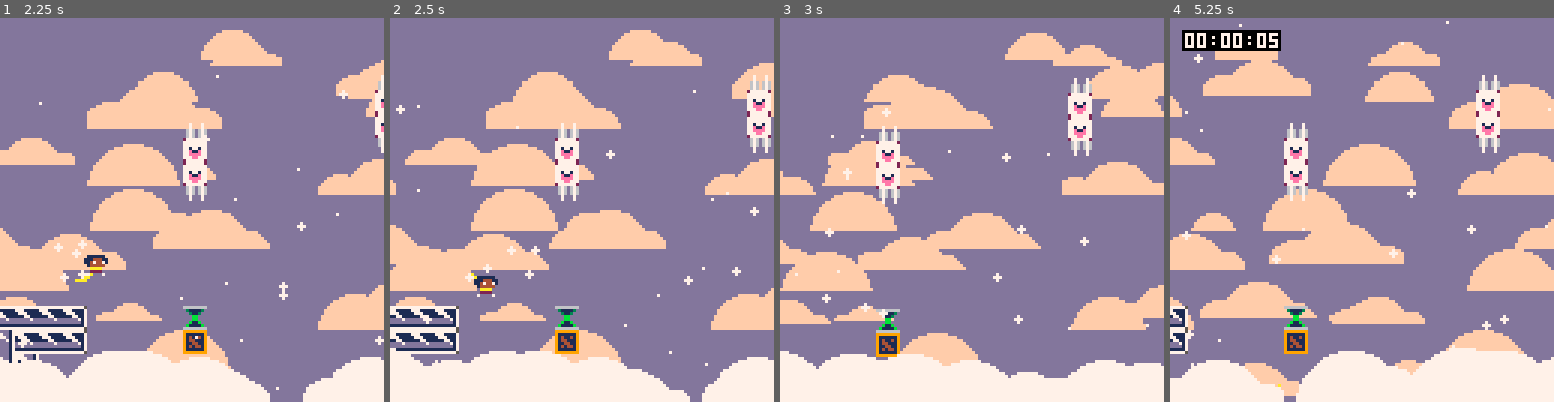
Above: before the commit, frames 1-4 (left to right).
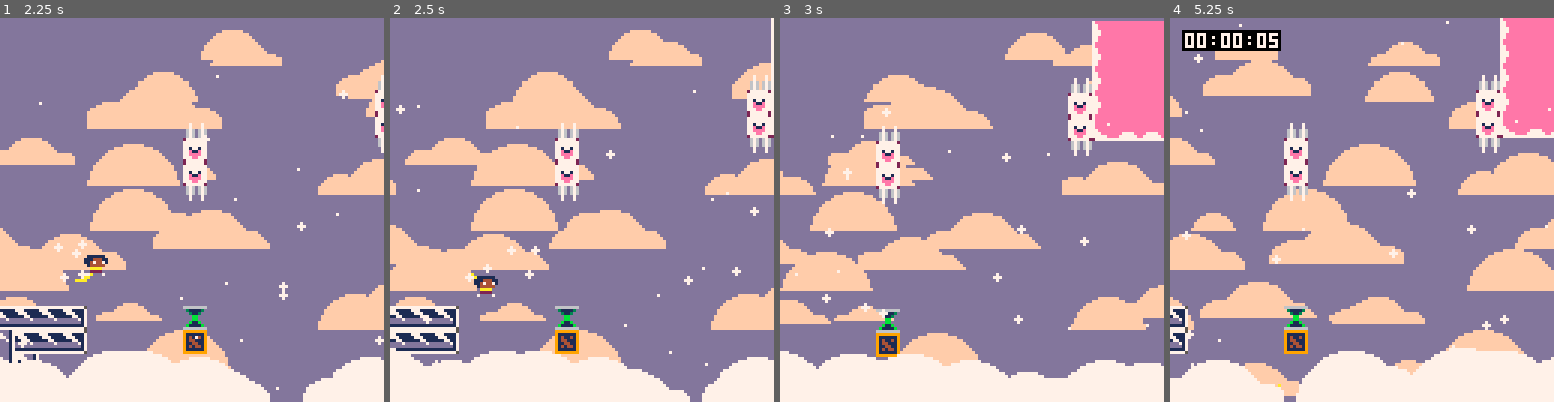
Above: after the commit, the same moments.

Repository: ExOK/Celeste2
Game: PICO-8 cartridge 7.p8
Two runs of this game, one before a commit and one after it. Both use one fixed random seed, a clock stepped at 60 frames per second and the inputs below.
Inputs:
- Up to frame 1 (2.25 s): tap X (X key) at 0.33, 1.07, 1.85 s; tap O (Z key) at 0.7, 1.7, 2.1 s; hold Right 1.6-2.1 s
- Up to frame 2 (2.5 s): hold Right from 2.47 s (still down)
- Up to frame 3 (3 s): keep holding Right; tap O (Z key) at 2.5, 2.9 s; tap X (X key) at 2.97 s
- Up to frame 4 (5.25 s): release Right at 3.03 s; hold Left 3.08-3.58 s; tap O (Z key) every 0.4 s from 3.3 to 4.9 s; hold Down 3.63-3.97 s; hold Right 4.02-4.68 s; tap X (X key) at 4.08, 5.2 s; hold Left from 5.08 s (still down)

Frame 1 is identical in both runs. In frame 2, 0.2% of the frame differs, in the area x 99-100%, y 0-32%; in frame 3, 5.9%, in the area x 81-100%, y 0-33%; in frame 4, 4.4%.

Commit message:
7 tweaks

Diff:
--- a/7.p8
+++ b/7.p8
@@ -74,17 +74,17 @@
 0003000000000101010101000000000083838300000001010101010000000001838383830800838381818107070700038383838383838383818181070707000001010101000000000000000000000000010101010000000000000000000000000101010100000000000000000000000000000000000000000000000000000000
 0000000000000000000000000000000000000000000000000000000000000000000000000000000000000000000000000000000000000000000000000000000000000000000000000000000000000000000000000000000000000000000000000000000000000000000000000000000000000000000000000000000000000000
 __map__
-0000000000000000000000000000000000000000000000000000000000000000000000000f00000000000000000000000000000000000000000000000000000000000000000000000000000000000000000000000000000000000000000000000000000000000000000000000000000000000000000000000000000000000000
-0000000000000000000000000000000000000000000000000000000000000000000000000000000000000000000000000000000000000000000000000000000000000000000000000000000000000000000000000000000000000000000000000000000000000000000000000000000000000000000000000000000000000000
-0000000000000000000000000000000024000000000000000000000000000000000000000000000000000000000000000000000000000000000000000000000000000000000000000000000000000000000000000000000000000000000000000000000000000000000000000000000000000000000000000000000000000000
-0000000000000000000000000000000023000000000000000000000000000000000000000000000000000000000000000000000000000000000000000000000000000000000000000000000000000000000000000000000000000000000000000000000000000000000000000000000000000000000000000000000000000000
-0000000000000000240000000000000023000000000000000000000000000000000000000000000000000000000000000000000000000000000000000000000000000000000000000000000000000000240000000000000000000000000000000000000000000000000000000000000000000000000000000000000000000000
-00000000000000002300000000000000240000000000000000000000000000000000000000000000000000000000000000000000000000000000000000000000000000000000000000000000000000252f2500000000000000000000000000000000000000000000000000000000000000000000000000000000000000000000
-00000000000000002300000000000000000000000024000000000000000000000000000000000000000000000000000000000000000000000000000000000000000000000000000000000000000000001f0000000000000000000000000000002e0000000000000000000000000000000000000000000000000000002e000000
+0000000000000000000000000000000000202121212200000000000000000000000000000f00000000000000000000000000000000000000000000000000000000000000000000000000000000000000000000000000000000000000000000000000000000000000000000000000000000000000000000000000000000000000
+0000000000000000000000000000000000202121212200000000000000000000000000000000000000000000000000000000000000000000000000000000000000000000000000000000000000000000000000000000000000000000000000000000000000000000000000000000000000000000000000000000000000000000
+0000000000000000000000000000000024202121212200000000000000000000000000000000000000000000000000000000000000000000000000000000000000000000000000000000000000000000000000000000000000000000000000000000000000000000000000000000000000000000000000000000000000000000
+0000000000000000000000000000000023202121212200000000000000000000000000000000000000000000000000000000000000000000000000000000000000000000000000000000000000000000000000000000000000000000000000000000000000000000000000000000000000000000000000000000000000000000
+0000000000000000240000000000000023303131313200000000000000000000000000000000000000000000000000000000000000000000000000000000000000000000000000000000000000000000240000000000000000000000000000000000000000000000000000000000000000000000000000000000000000000000
+00000000000000002300000000000000240000002523000000000000000000000000000000000000000000000000000000000000000000000000000000000000000000000000000000000000000000252f2500000000000000000000000000000000000000000000000000000000000000000000000000000000000000000000
+00000000000000002300000000000000000000002523000000000000000000000000000000000000000000000000000000000000000000000000000000000000000000000000000000000000000000001f0000000000000000000000000000002e00000000000000000000000000000000000000000000000000000000000000
 000000000000000024000000000000000000000025230000000000000d0000000000000000000000000000000000000000000000000000000000000000000000000000000000000000000000000000001f0000000000000000002400000000000000000000000000000000000000000000000000000000000000000000000000
-0000000000000000000000000000000000000000002400000000002f2f2f00000000000000000000000000000000000000000000000000000000000000240000000000000024000000000000000000001f0000000000000000252f25000000000000000000000000000000000000000000000000002e00000000000000000000
+0000000000000000000000000000000000000000002400000000002f2f2f00000000000000000000000000000000000000000000000000000000000000240000000000000024000000000000000000001f0000000000000000252f250000000000000000000000000000000000000000000000000000000000002e0000000000
 000000000000000000000000000000000000000000000000000000001f00000000000000000000000000000000000000000000000000000000000000252f250000000000252f250000000000000000001f0000240000000000001f00000000000000000000000000000000000000000000000000000000000000000000000000
-000000000000000000000000000000000000000000000000000000001f0000002f2f2f00000000000000000000000000000000000000000000000000001f000000000000001f000000000000000000001f00252f2500000000001f000000000000000000000000000000000000002e0000000000000000000000000000000000
+000000000000000000000000000000000000000000000000000000001f0000002f2f2f00000000000000000000000000000000000000000000000000001f000000000000001f000000000000000000001f00252f2500000000001f00000000000000000000000000000000000000000000002e00000000000000000000000000
 000200000000000000000000000000000000000000000000000000001f000000001f00000000000000000000000000000000000000000d0000000000001f000000000000001f0000000b0000000000001f00001f0000000024001f00000000000000000000000000000000000000000000000000000000000000000000000000
 2c2c2c2d000000000b000000000000000000000000000000000000001f000000001f000000000000000024000000000000000000002f2f2f00000000001f000000000000001f000000130000000000001f00001f001500252f251f000000000000000000000000000d0000000000000000000000000000000000000000000000
 3c2c2c2d00000000130000000000000000000000000000000b0000001f000000001f00000000000024003b000000000000002e0000001f0000000000001f000000000000001f000000000000000000001f00001f000000001f001f0000000000000000000000002f2f2f00000000000000000000000000000000000000000000
--- a/gamestate.lua
+++ b/gamestate.lua
@@ -162,11 +162,11 @@
 
     --7: Level 3-3
     function (px, py, g)
-        if px > 428 then
+        if px > 420 then
             if px < 436 then
-                c_offset = 32 + (px - 428)
+                c_offset = 32 + (px - 420)
             else
-                c_offset = 40
+                c_offset = 48
             end
         else
             c_offset = 32
